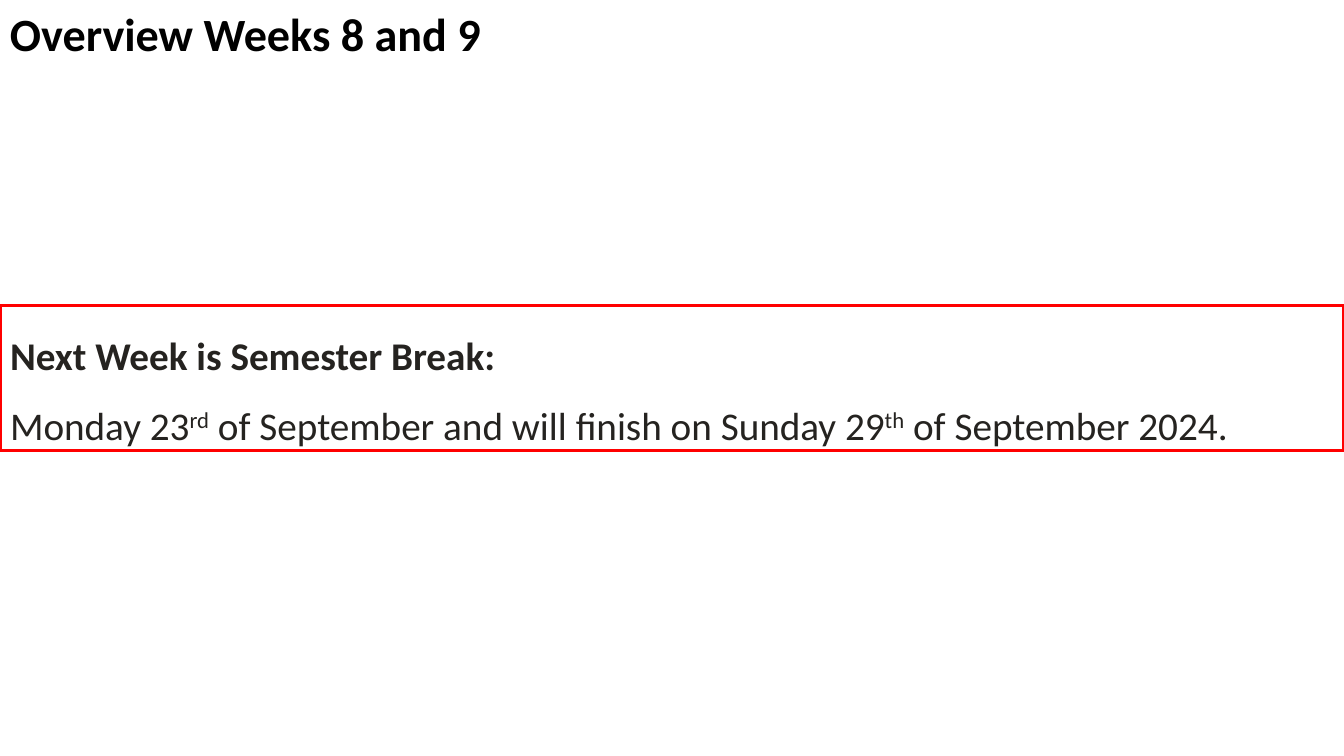
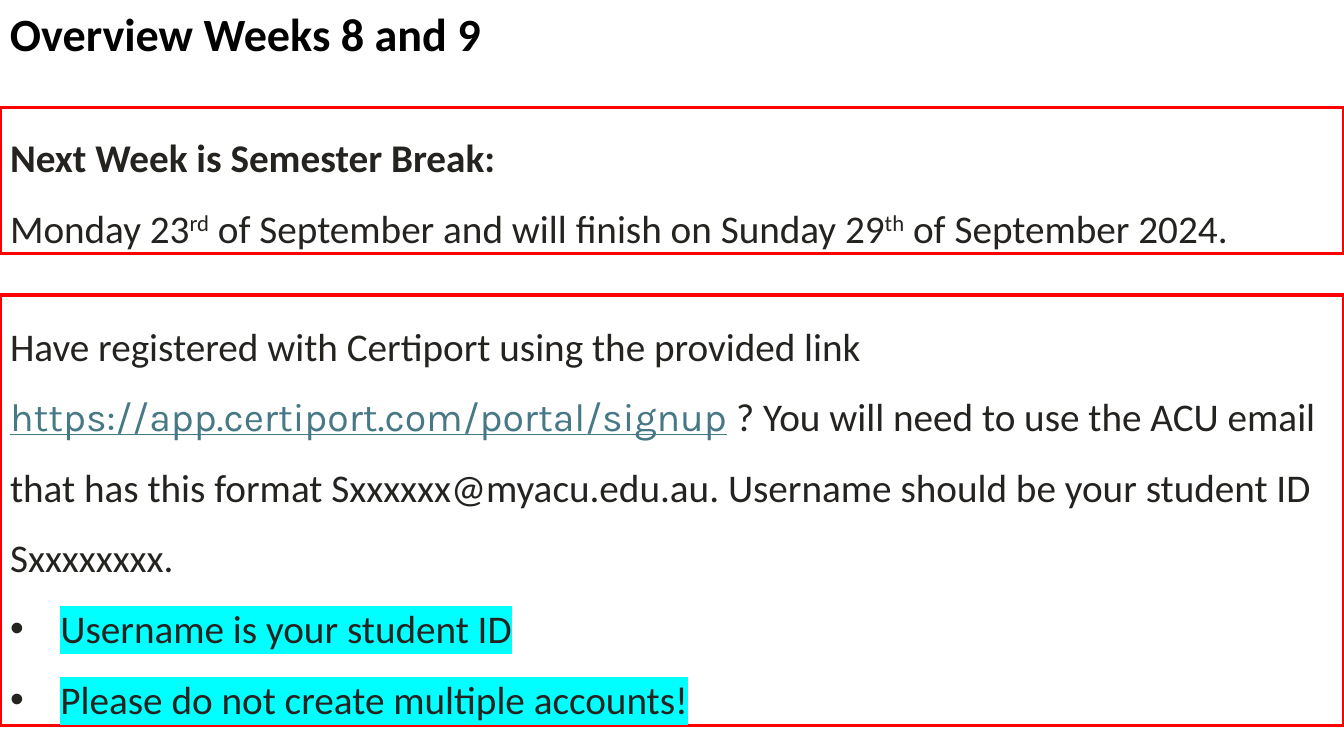
Before and after one commit to FarshidKeivanian/Sessions-Excel, a slide deck: slide 3 of Week8_Tutoring.pptx. Drawn at 1344x756 pixels with LibreOffice and Linux fonts; fonts in the diff are those of the drawing. Boxes give left, top, right and bottom in pixels: in the first picture for what was removed or moved away, otherwise in the second. Text is boxed around its words. In the diff, an @@ line names an element or a change of style, - is before the commit and + after.

```diff
--- a/Week8_Tutoring.pptx
+++ b/Week8_Tutoring.pptx
@@ rectangle "Next Week is Semester Break:": place and size @@
-rectangle "Next Week is Semester Break:" at [0,306,1344,451]
+rectangle "Next Week is Semester Break:" at [0,108,1344,253]
@@ rectangle added at [0,295,1344,726], outline #FF0000 2.25 pt, 28 pt, text #252320 @@
+Have registered with Certiport using the provided link https://app.certiport.com/portal/signup ? You will need to use the ACU email that has this format Sxxxxxx@myacu.edu.au. Username should be your student ID Sxxxxxxxx.
+• Username is your student ID
+• Please do not create multiple accounts!
```
Also in this commit, not shown: 1 slide added.
